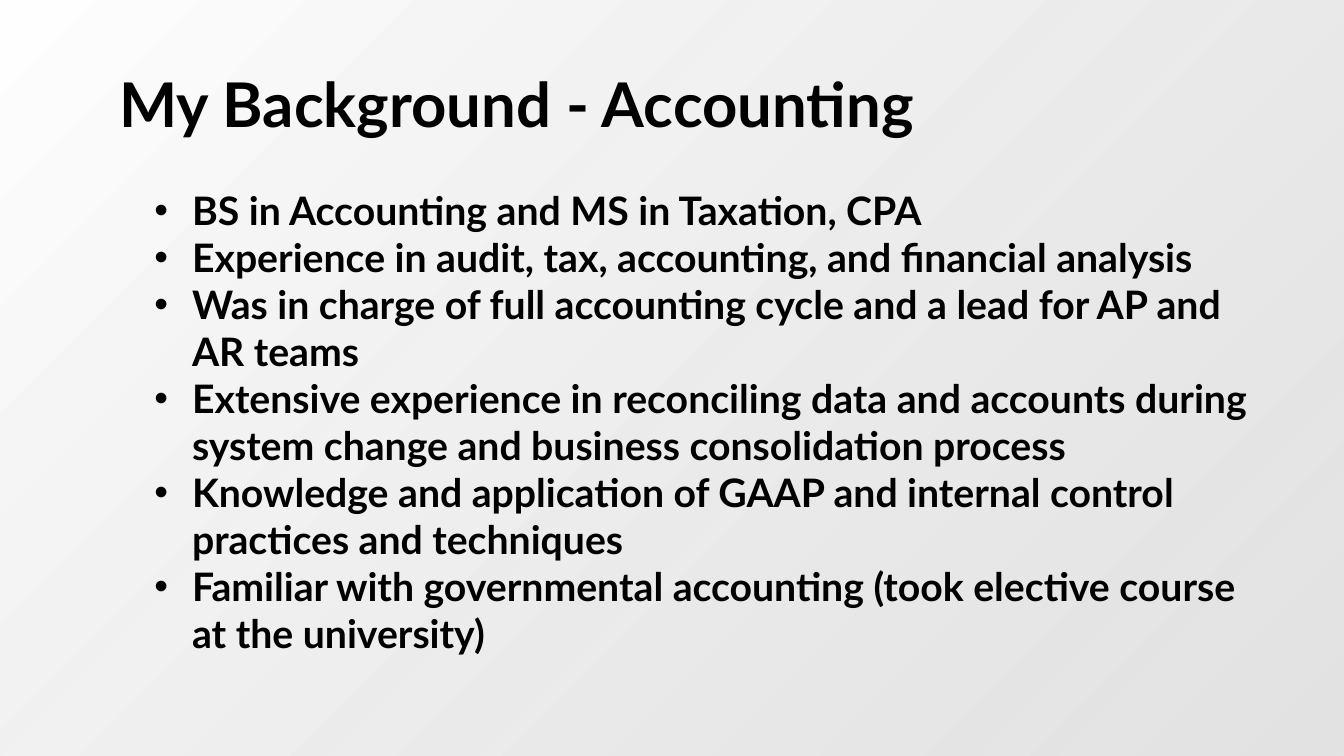
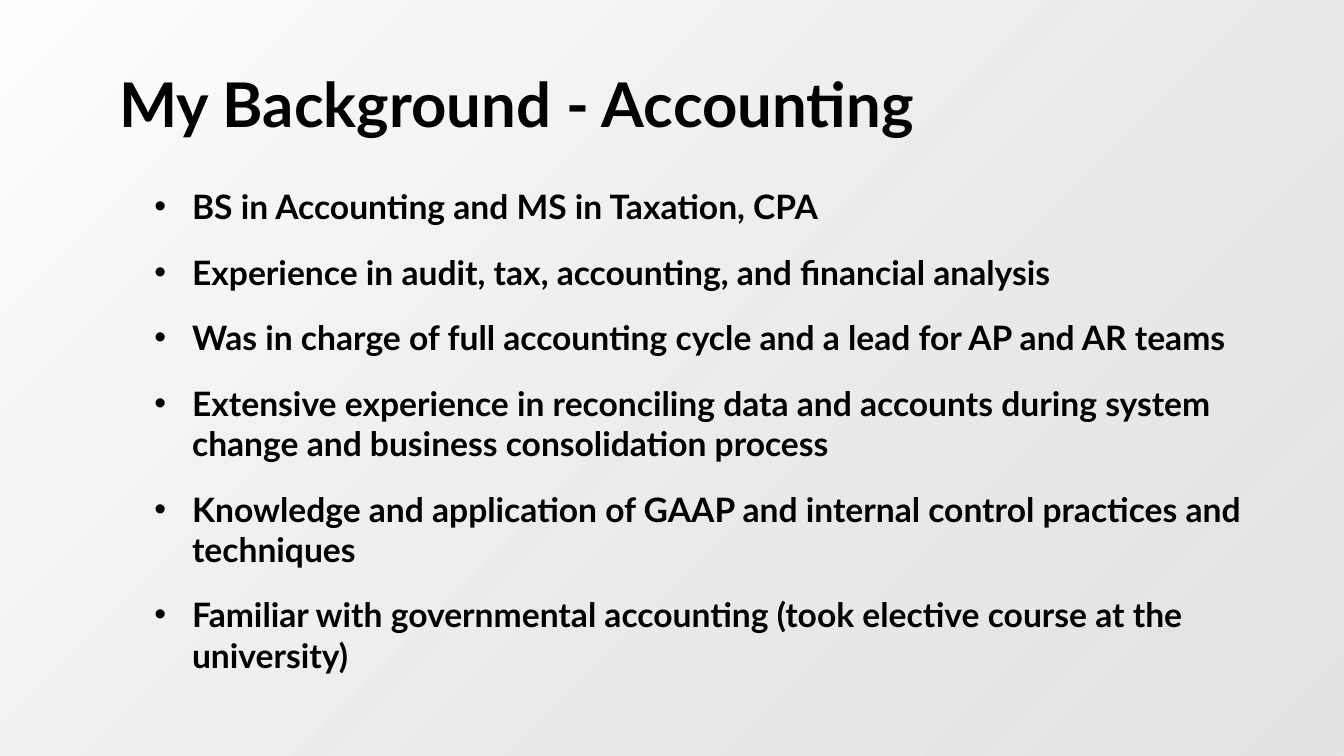
Before and after one commit to vias2019/portfolio, a slide deck: slide 5 of images/AboutMe.pptx. Drawn at 1344x756 pixels with LibreOffice and Linux fonts; fonts in the diff are those of the drawing; background and template pictures are left out. Boxes give left, top, right and bottom in pixels: in the first picture for what was removed or moved away, otherwise in the second. Text is boxed around its words. In the diff, an @@ line names an element or a change of style, - is before the commit and + after.

```diff
--- a/images/AboutMe.pptx
+++ b/images/AboutMe.pptx
@@ text "BS in Accounting and MS ..." at (x1=192, y1=194, x2=1241, y2=674): size 28 to 24 pt; more space between paragraphs @@
```
Also in this commit, not shown: 6 other slides changed.
